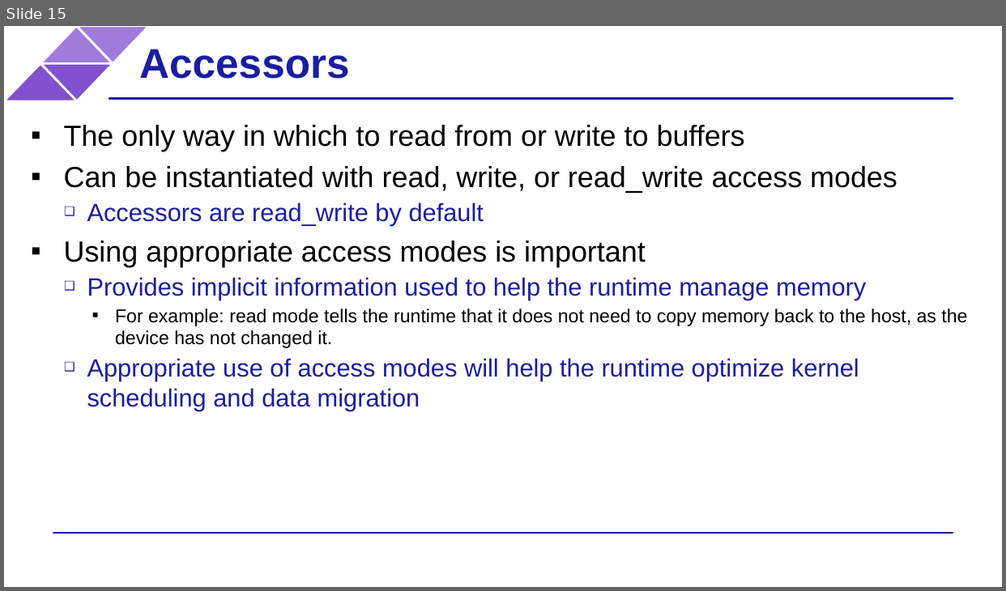
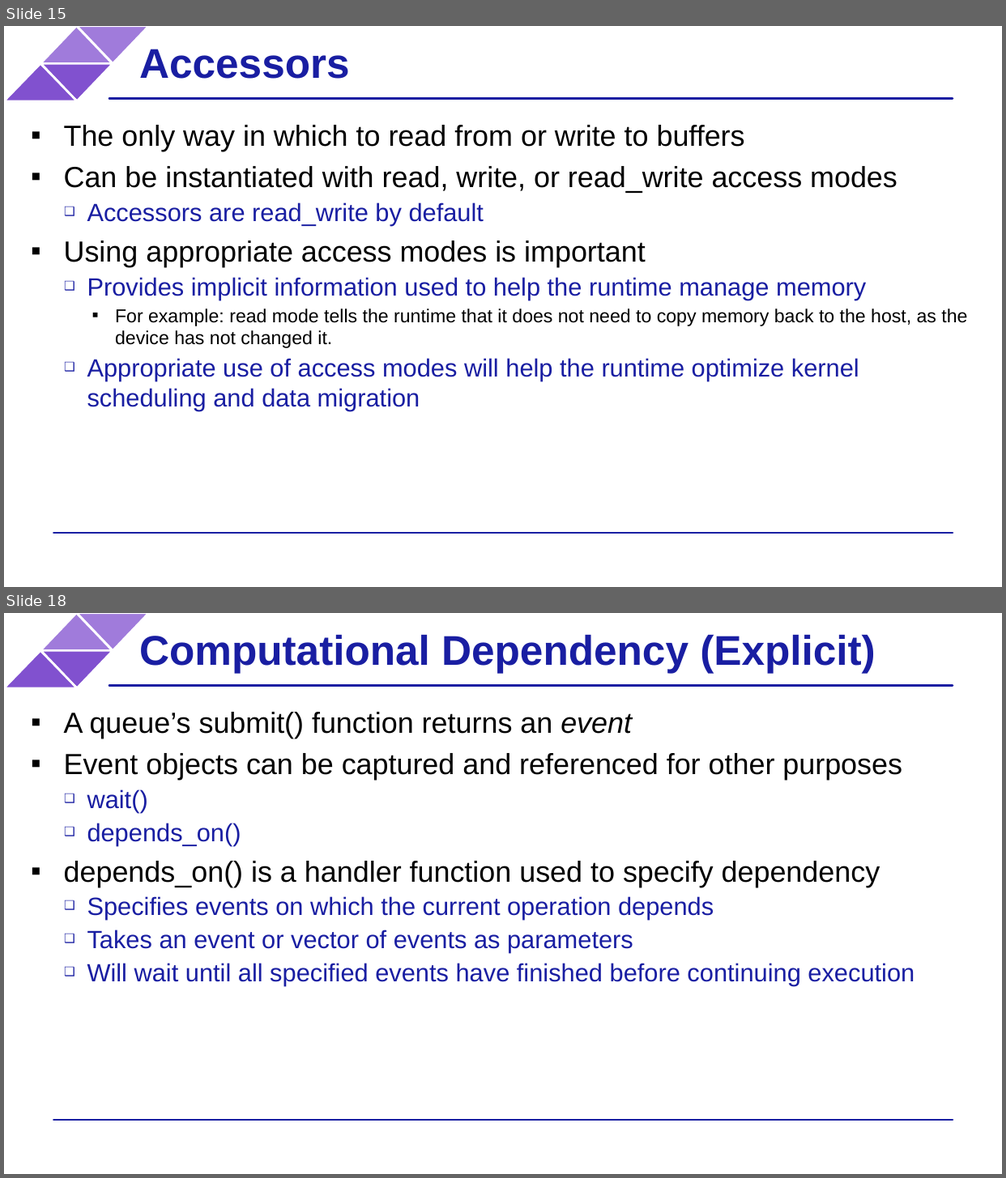
Before and after one commit to BenjaminMFindley/Reconfig-2-SYCL-DPCPP, a slide deck: Slides/SYCL intro.pptx. Shown one above the other, each under a label of ours: slide 15 before the commit, slides 15 and 18 after it; the slides between them are not shown. The pictures are 1006x591 and 1006x1178 pixels, drawn with LibreOffice and Linux fonts; fonts in the diff are those of the drawing; background and template pictures are left out. Boxes give left, top, right and bottom in pixels: in the first picture for what was removed or moved away, otherwise in the second. Text is boxed around its words. In the diff, an @@ line names an element or a change of style, - is before the commit and + after.

```diff
--- a/Slides/SYCL intro.pptx
+++ b/Slides/SYCL intro.pptx
@@ slide 18 added at (4, 613, 1002, 1174), background #FFFFFF; not listed: 6 template elements that a slide beside it also shows @@
@@ title added at (139, 634, 875, 673), 40 pt, text #191EA2, bold @@
+Computational Dependency (Explicit)
@@ text added at (64, 712, 914, 986), 24 pt, text #191EA2 @@
+▪ A queue’s submit() function returns an event
+▪ Event objects can be captured and referenced for other purposes
+  ❑ wait()
+  ❑ depends_on()
+▪ depends_on() is a handler function used to specify dependency
+  ❑ Specifies events on which the current operation depends
+  ❑ Takes an event or vector of events as parameters
+  ❑ Will wait until all specified events have finished before continuing execution
```
Also in this commit, not shown: 3 slides changed, 2 other slides added.
